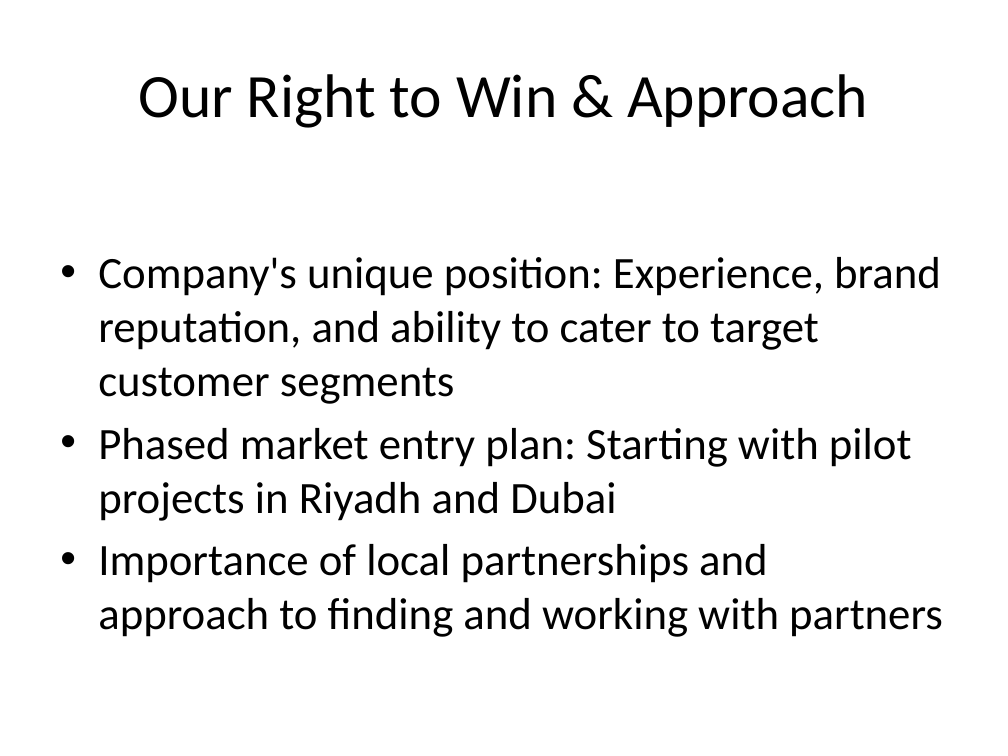
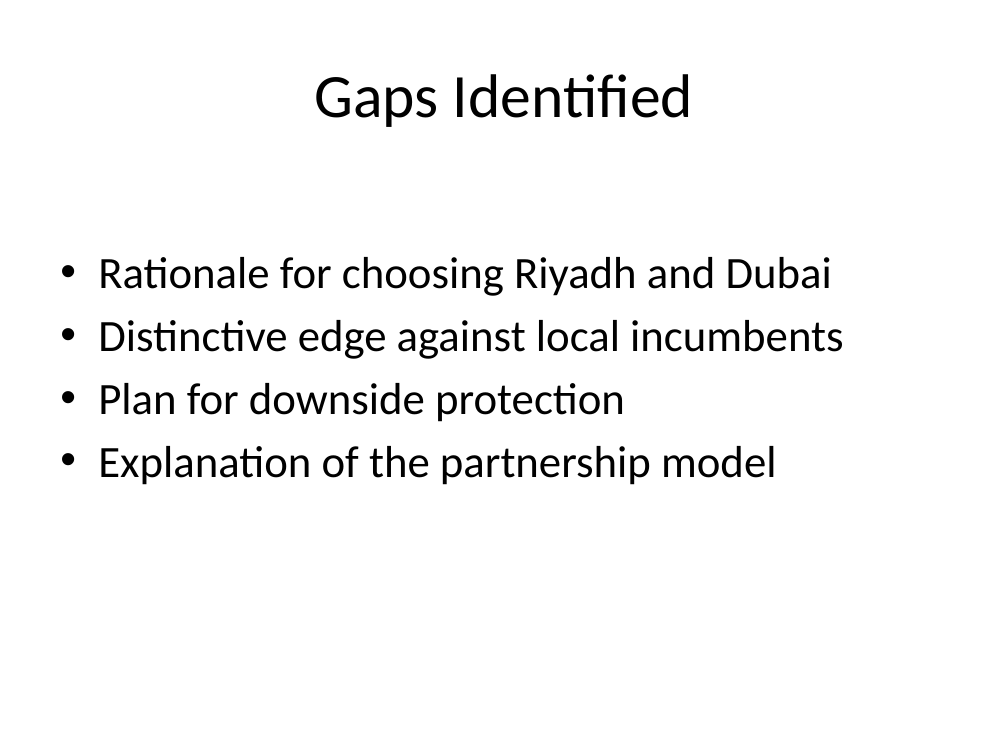
Before and after one commit to MoShamy/McKinsey-Hackathon, a slide deck: slide 2 of Final_Deck.pptx. Drawn at 1008x756 pixels with LibreOffice and Linux fonts; fonts in the diff are those of the drawing. Boxes give left, top, right and bottom in pixels: in the first picture for what was removed or moved away, otherwise in the second. Text is boxed around its words. In the diff, an @@ line names an element or a change of style, - is before the commit and + after.

```diff
--- a/Final_Deck.pptx
+++ b/Final_Deck.pptx
@@ title at box(314, 74, 693, 127): text changed @@
-Our Right to Win & Approach
+Gaps Identified
@@ text at box(98, 257, 843, 485): text changed @@
-• Company's unique position: Experience, brand reputation, and ability to cater to target customer segments
-• Phased market entry plan: Starting with pilot projects in Riyadh and Dubai
-• Importance of local partnerships and approach to finding and working with partners
+• Rationale for choosing Riyadh and Dubai
+• Distinctive edge against local incumbents
+• Plan for downside protection
+• Explanation of the partnership model
```
Also in this commit, not shown: 1 other slide changed, 1 slide added, 1 slide removed, 4 other files.
